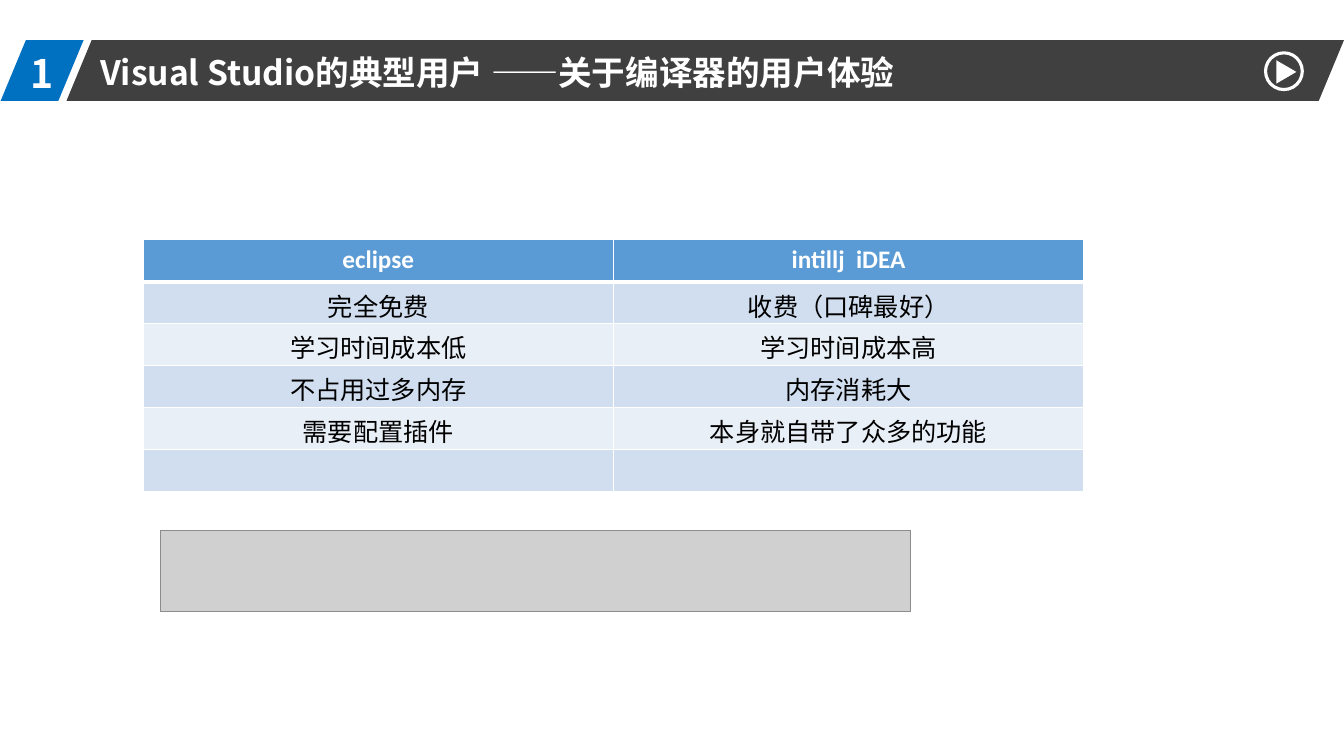
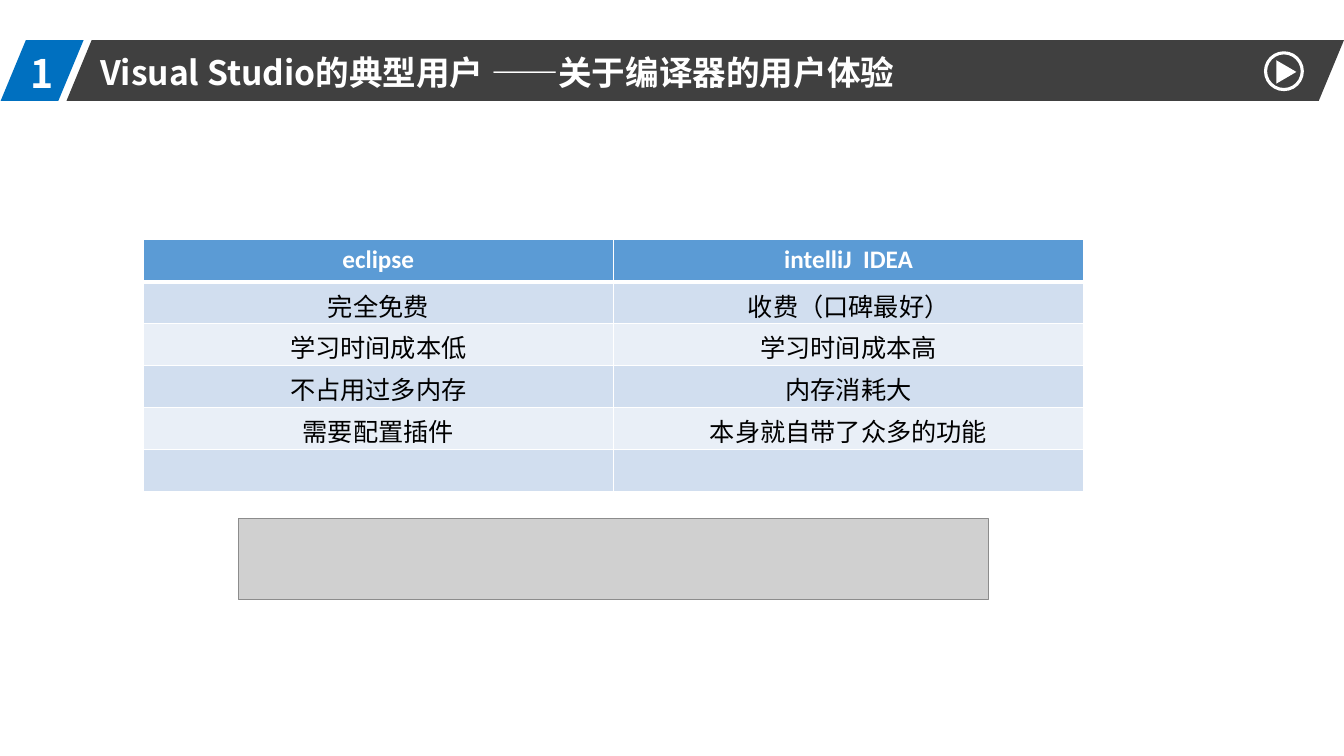
Before and after one commit to xiandairuangong17/CANTool, a slide deck: slide 6 of ppt-resource/xiandairuanjiangongcheng.pptx. Drawn at 1344x756 pixels with LibreOffice and Linux fonts; fonts in the diff are those of the drawing; grey boxes stand for pictures. Boxes give left, top, right and bottom in pixels: in the first picture for what was removed or moved away, otherwise in the second. Text is boxed around its words. In the diff, an @@ line names an element or a change of style, - is before the commit and + after.

```diff
--- a/ppt-resource/xiandairuanjiangongcheng.pptx
+++ b/ppt-resource/xiandairuanjiangongcheng.pptx
@@ table at [143, 240, 1085, 492] @@
-row 1, column 2: intillj iDEA
+row 1, column 2: intelliJ IDEA
@@ picture: place and size @@
-picture at [161, 530, 911, 611]
+picture at [239, 519, 989, 600]
```
Also in this commit, not shown: 5 other slides changed, 16 slides removed.
